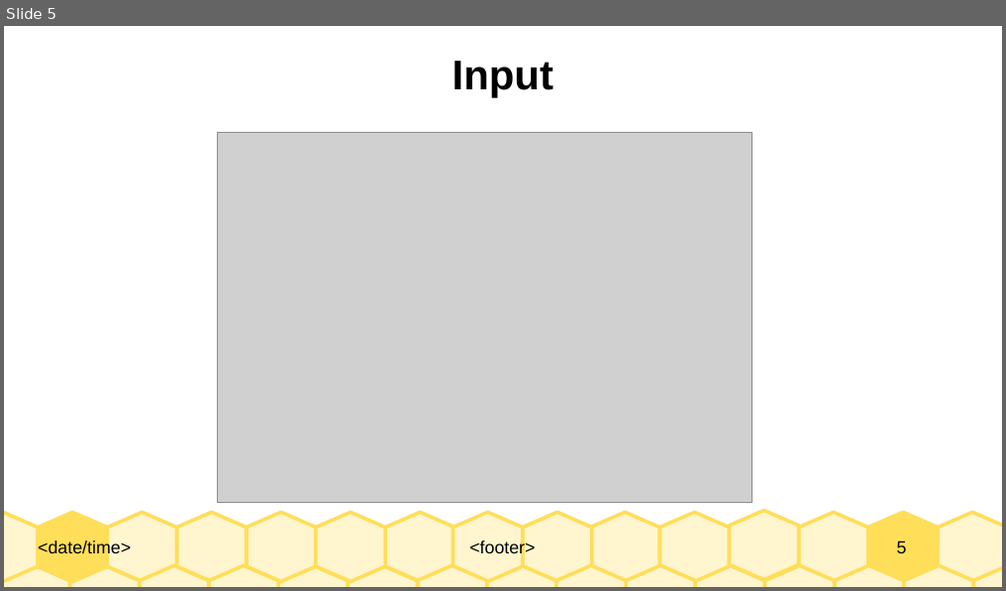
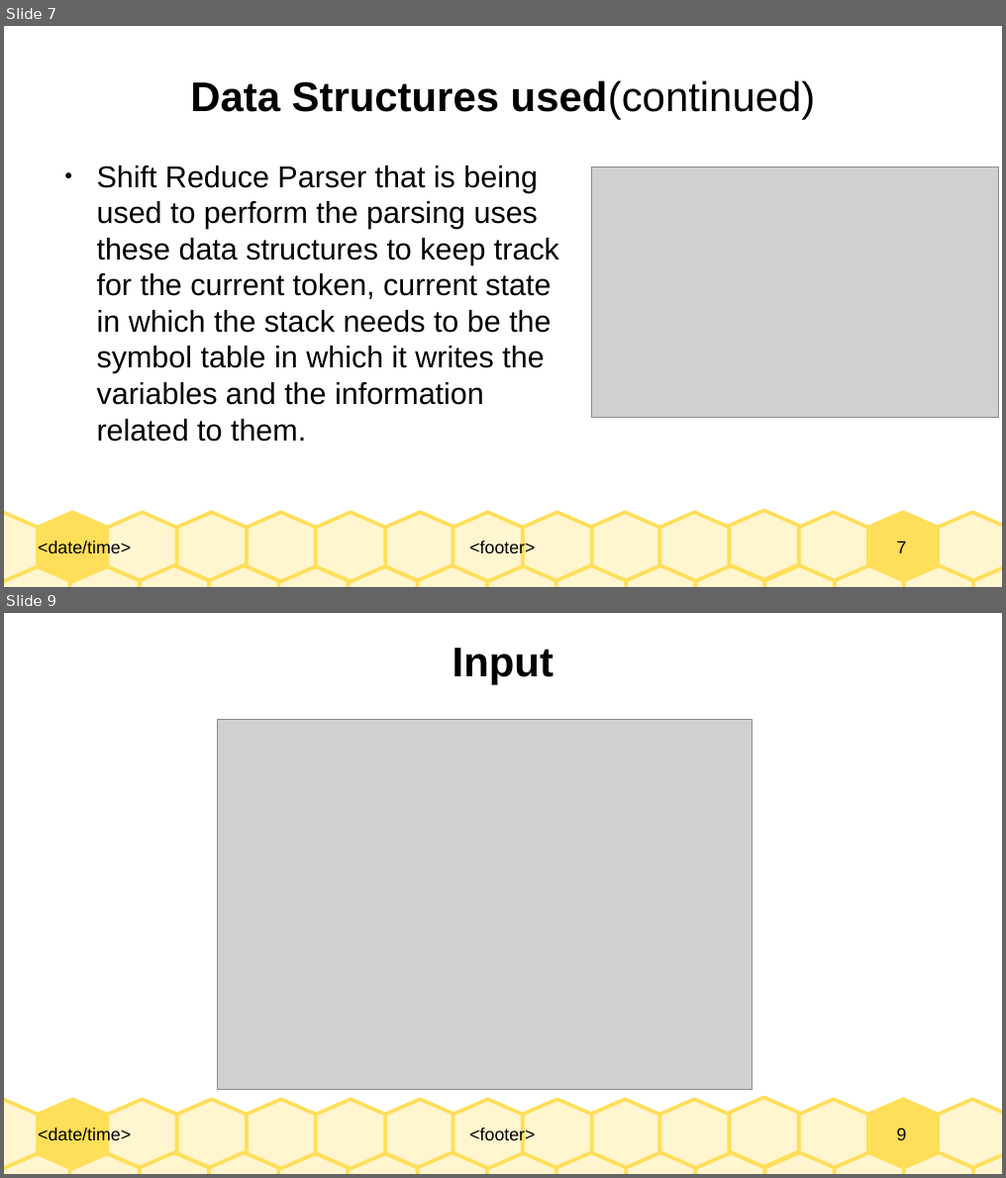
Before and after one commit to Jeetesh1512/compiler-design-project, a slide deck: Compiler Design Project PPT.odp. Shown one above the other, each under a label of ours: slide 5 before the commit, slides 7 and 9 after it; the slides between them are not shown. The pictures are 1006x591 and 1006x1178 pixels, drawn with LibreOffice and Linux fonts; fonts in the diff are those of the drawing; grey boxes stand for pictures. Boxes give left, top, right and bottom in pixels: in the first picture for what was removed or moved away, otherwise in the second. Text is boxed around its words. In the diff, an @@ line names an element or a change of style, - is before the commit and + after.

```diff
--- a/Compiler Design Project PPT.odp
+++ b/Compiler Design Project PPT.odp
@@ slide 7 added at (4, 26, 1002, 587), background #FFFFFF; not listed: 33 template elements that a slide beside it also shows @@
@@ title added at (190, 80, 816, 120), 33 pt, text #000000, bold @@
+Data Structures used(continued)
@@ text added at (97, 166, 559, 442), 24 pt, text #000000 @@
+● Shift Reduce Parser that is being used to perform the parsing uses these data structures to keep track for the current token, current state in which the stack needs to be the symbol table in which it writes the variables and the information related to them.
@@ picture added at (593, 168, 999, 418) @@
@@ what was slide 5 is now slide 9 @@
@@ page number at (897, 1128, 907, 1141): text changed @@
-5
+9
```
Also in this commit, not shown: 3 other slides added, 1 other file.
